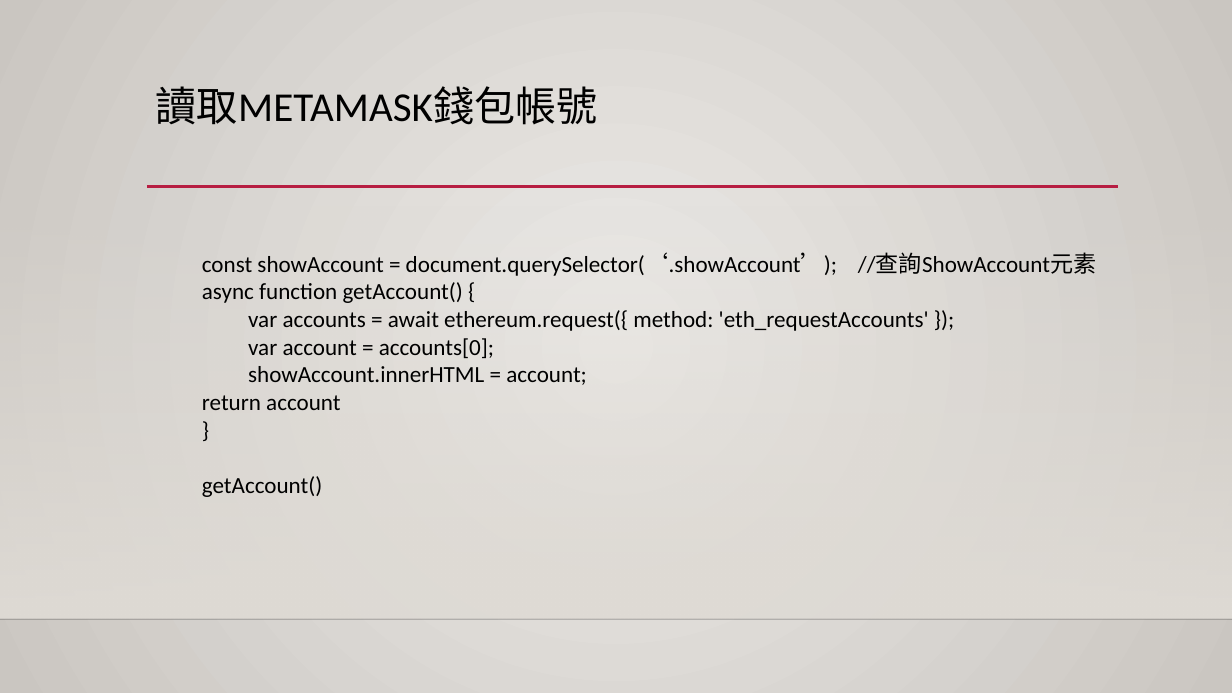
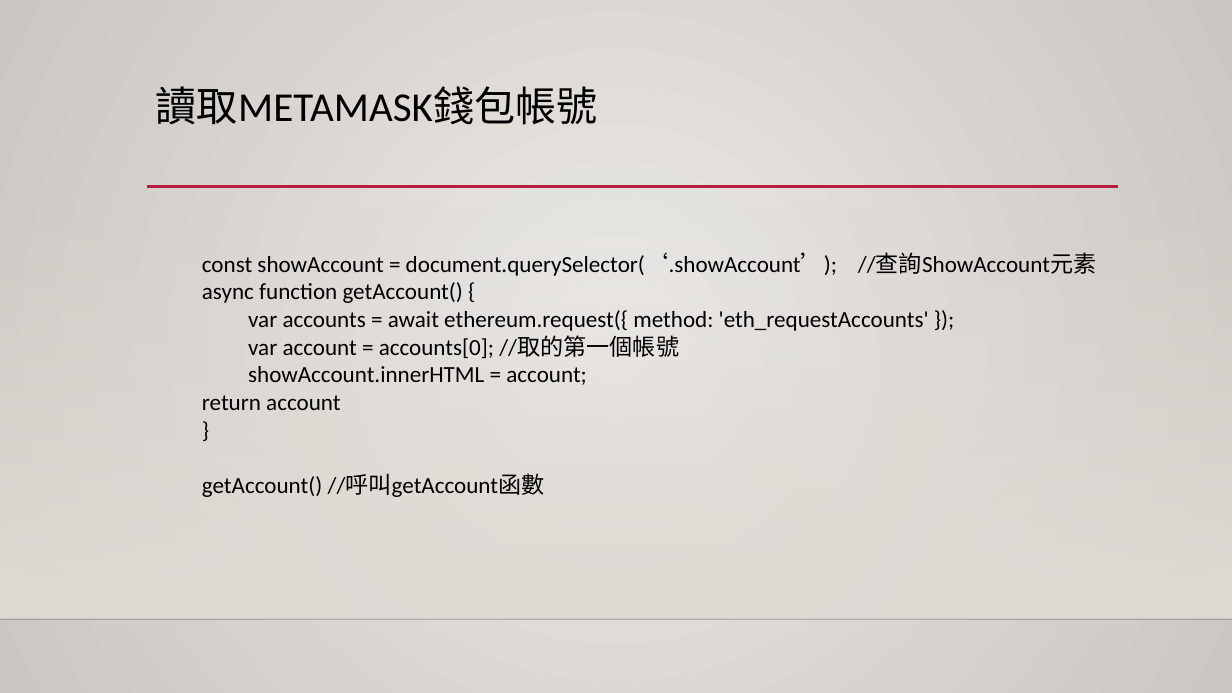
Before and after one commit to TW001ChenYI/Web3_Call_SC, a slide deck: slide 16 of PPT/WEB3_call_SC.pptx. Drawn at 1232x693 pixels with LibreOffice and Linux fonts; fonts in the diff are those of the drawing; background and template pictures are left out. Boxes give left, top, right and bottom in pixels: in the first picture for what was removed or moved away, otherwise in the second. Text is boxed around its words. In the diff, an @@ line names an element or a change of style, - is before the commit and + after.

```diff
--- a/PPT/WEB3_call_SC.pptx
+++ b/PPT/WEB3_call_SC.pptx
@@ text at [248,335,679,358]: text changed @@
-var account = accounts[0];
+var account = accounts[0]; //取的第一個帳號
@@ text at [202,474,545,497]: text changed @@
-getAccount()
+getAccount() //呼叫getAccount函數
```
Also in this commit, not shown: 2 other files.
